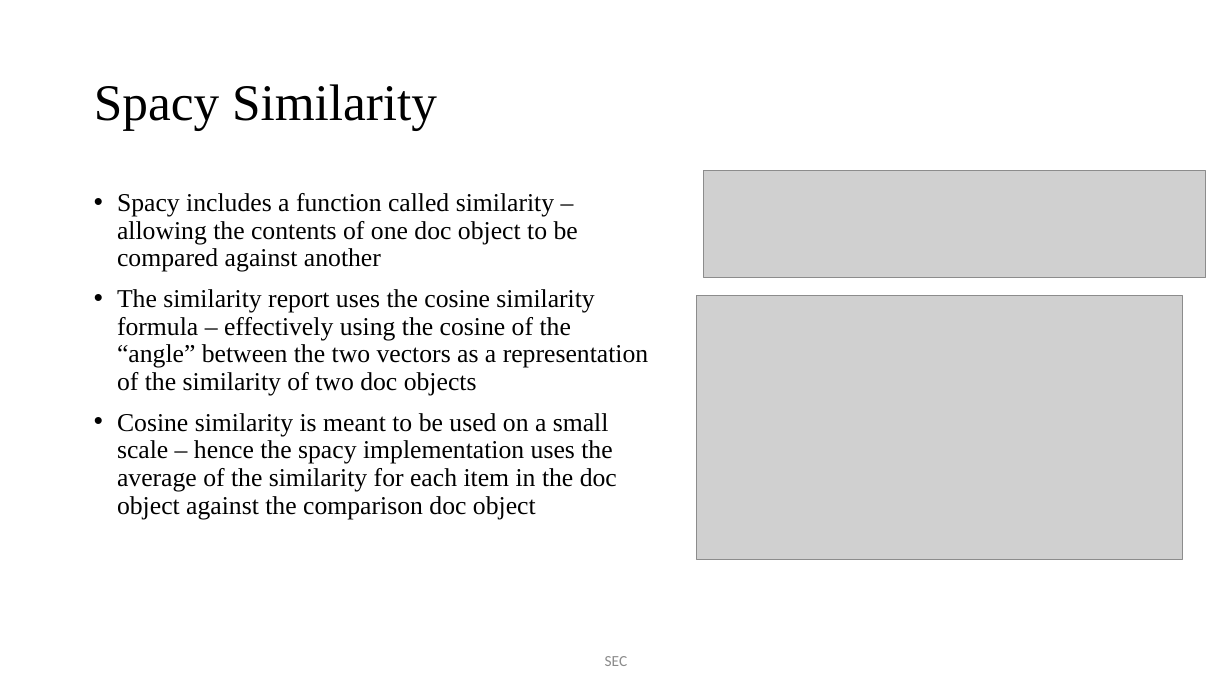
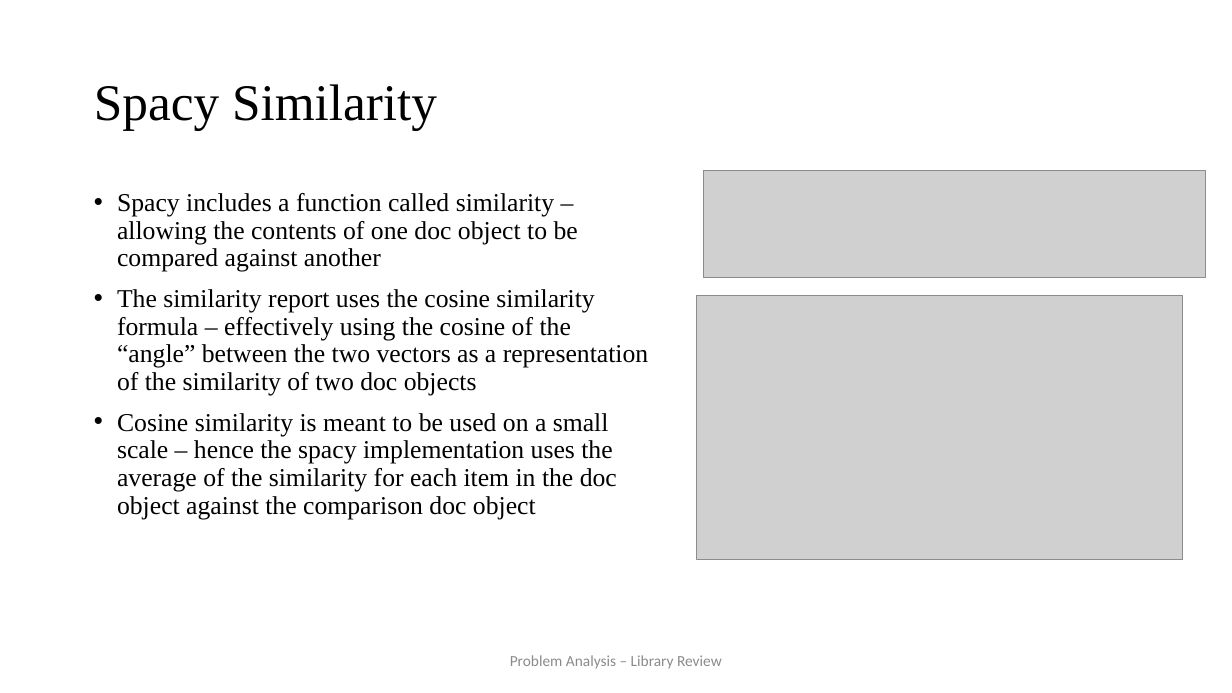
Before and after one commit to JaVonox/AIChatbot, a slide deck: slide 6 of Documentation/100505349.pptx. Drawn at 1232x693 pixels with LibreOffice and Linux fonts; fonts in the diff are those of the drawing; grey boxes stand for pictures. Boxes give left, top, right and bottom in pixels: in the first picture for what was removed or moved away, otherwise in the second. Text is boxed around its words. In the diff, an @@ line names an element or a change of style, - is before the commit and + after.

```diff
--- a/Documentation/100505349.pptx
+++ b/Documentation/100505349.pptx
@@ text at (x1=510, y1=655, x2=722, y2=669): text changed @@
-SEC
+Problem Analysis – Library Review
```
Also in this commit, not shown: 13 other slides changed, 3 slides added, 2 other files.
